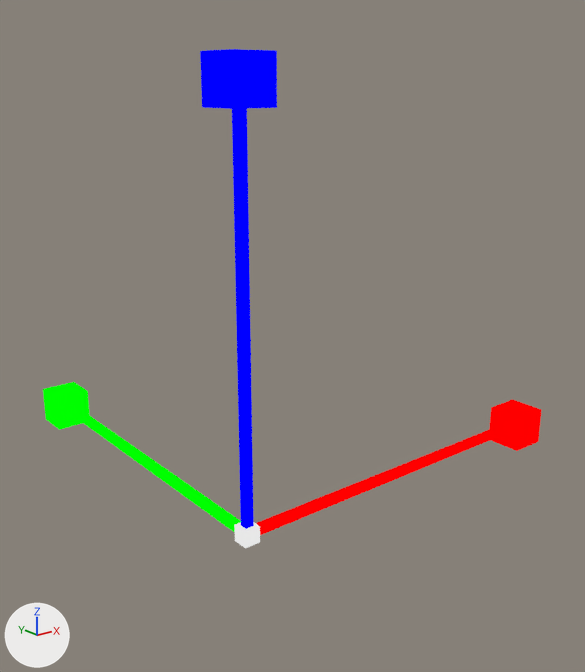
A saved change to the Blender file tools/castle-editor/gfx/gizmos/scale.blend.
Before and after are seen from a camera (50 mm lens) standing at (-0.905, -1.29, 0.945) and looking at (0.438, 0.389, 0.274). Every picture has the same lights, and +X, +Y and +Z are marked at lower left.
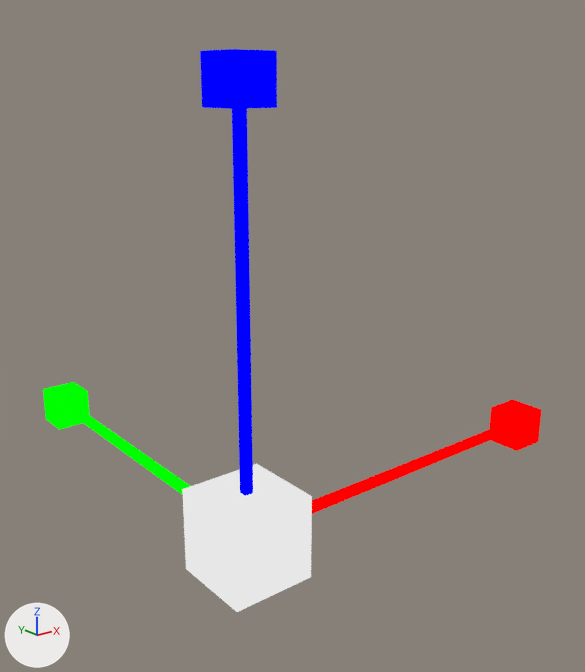
Pixel boxes [x1, y1, x2, y2] of what changed, in the pictures (585 x 672 px):
'Cube.003', rescaled: before [234, 522, 260, 548]; after [182, 463, 312, 612]

The change, as a diff of the scene's bpy script:
```diff
--- a/tools/castle-editor/gfx/gizmos/scale.blend.py
+++ b/tools/castle-editor/gfx/gizmos/scale.blend.py
@@ ob_cube_003 @@
 ob_cube_003.location = (0.0, 0.0, 0.0)
-ob_cube_003.scale = (0.02, 0.02, 0.02)
+ob_cube_003.scale = (0.1, 0.1, 0.1)
```
